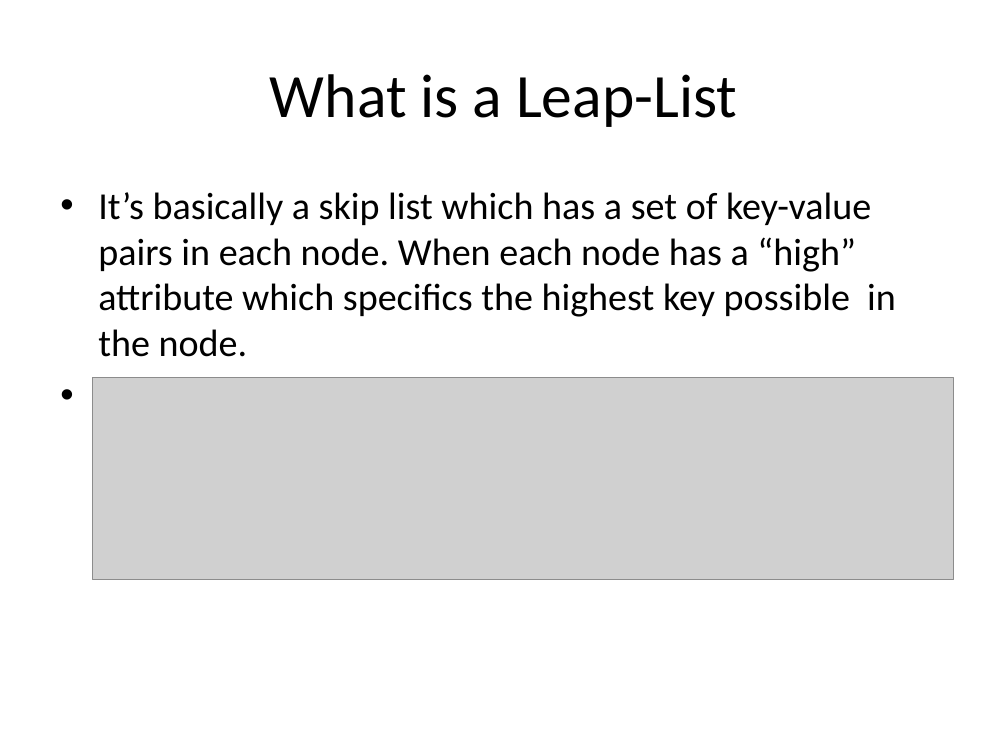
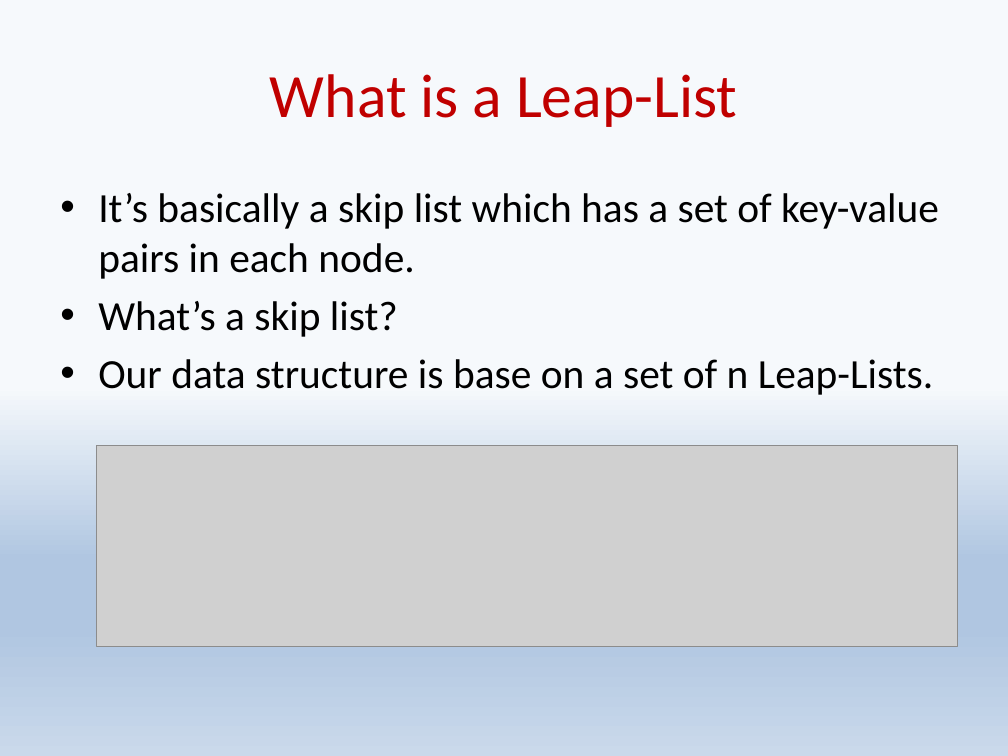
Before and after one commit to shaypele/LeapList, a slide deck: slide 2 of Leaplist.pptx. Drawn at 1008x756 pixels with LibreOffice and Linux fonts; fonts in the diff are those of the drawing; grey boxes stand for pictures. Boxes give left, top, right and bottom in pixels: in the first picture for what was removed or moved away, otherwise in the second. Text is boxed around its words. In the diff, an @@ line names an element or a change of style, - is before the commit and + after.

Commit message:
presentation

```diff
--- a/Leaplist.pptx
+++ b/Leaplist.pptx
@@ background #FFFFFF to gradient #F6F9FC to #B0C6E1 to #CAD9EB @@
@@ title "What is a Leap-List" at <box>270,74,737,127</box>: text colour #000000 to #C00000 @@
@@ text at <box>98,193,939,279</box>: text changed; size 27.2 to 29.6 pt @@
-• It’s basically a skip list which has a set of key-value pairs in each node. When each node has a “high” attribute which specifics the highest key possible in the node.
+• It’s basically a skip list which has a set of key-value pairs in each node.
@@ text at <box>98,301,398,337</box>: size 27.2 to 29.6 pt in "What’s a skip list?" @@
@@ text at <box>98,359,933,395</box>: paragraph added @@
+• Our data structure is base on a set of n Leap-Lists.
@@ picture: place and size @@
-picture at <box>93,378,955,580</box>
+picture at <box>96,446,958,647</box>
```
Also in this commit, not shown: 2 other slides changed, 8 slides added, 1 other file.
